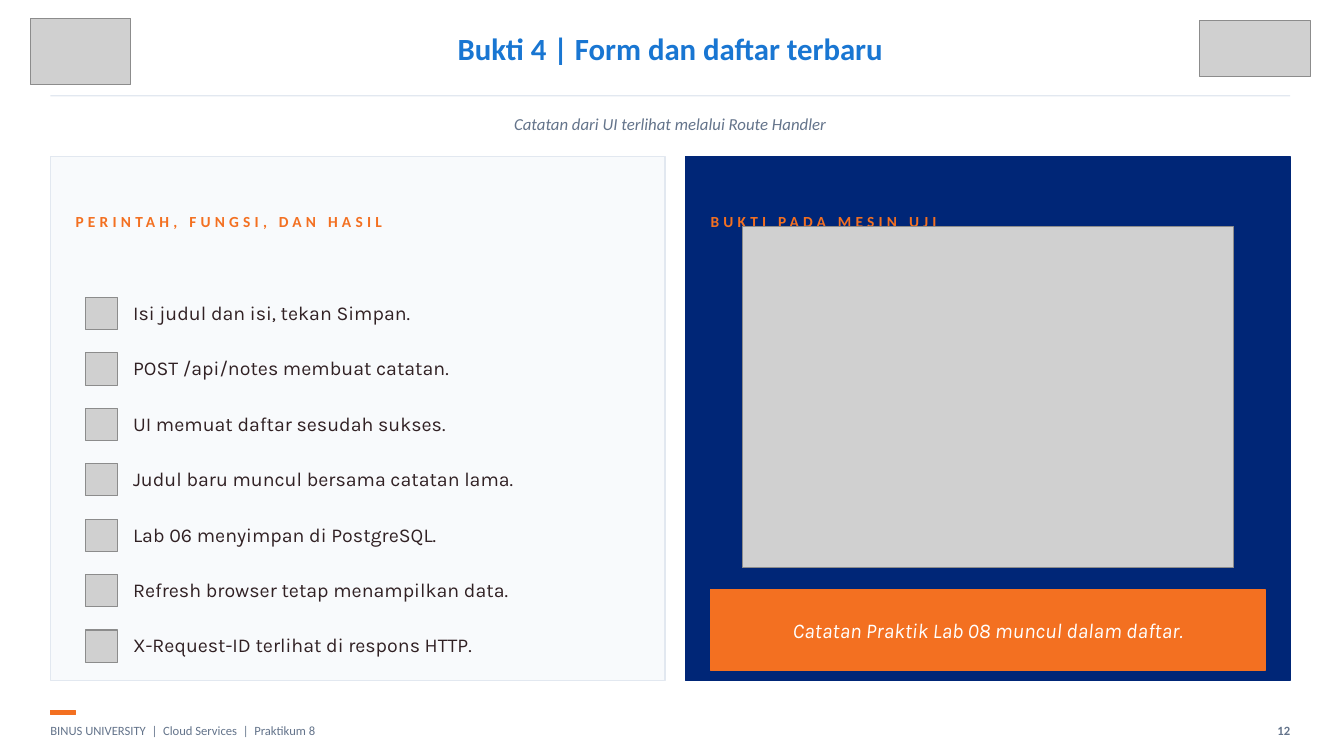
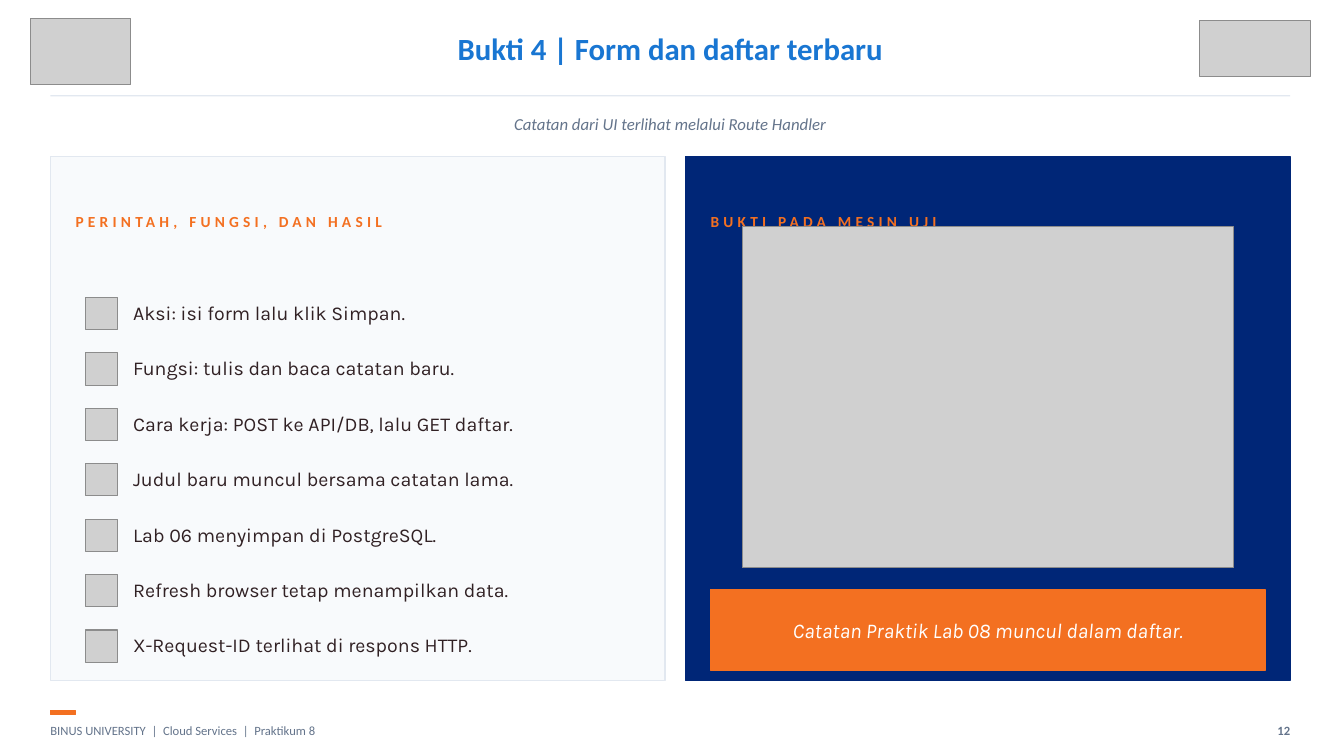
Before and after one commit to SeedFlora/meet8CloudService, a slide deck: slide 12 of slides/LAB08_Cloud_Notes_Nextjs_Bukti_Live.pptx. Drawn at 1344x756 pixels with LibreOffice and Linux fonts; fonts in the diff are those of the drawing; grey boxes stand for pictures. Boxes give left, top, right and bottom in pixels: in the first picture for what was removed or moved away, otherwise in the second. Text is boxed around its words. In the diff, an @@ line names an element or a change of style, - is before the commit and + after.

```diff
--- a/slides/LAB08_Cloud_Notes_Nextjs_Bukti_Live.pptx
+++ b/slides/LAB08_Cloud_Notes_Nextjs_Bukti_Live.pptx
@@ text at [133, 306, 405, 325]: text changed @@
-Isi judul dan isi, tekan Simpan.
+Aksi: isi form lalu klik Simpan.
@@ text at [133, 361, 454, 380]: text changed @@
-POST /api/notes membuat catatan.
+Fungsi: tulis dan baca catatan baru.
@@ text at [133, 416, 513, 436]: text changed @@
-UI memuat daftar sesudah sukses.
+Cara kerja: POST ke API/DB, lalu GET daftar.
```
Also in this commit, not shown: 4 other slides changed.
